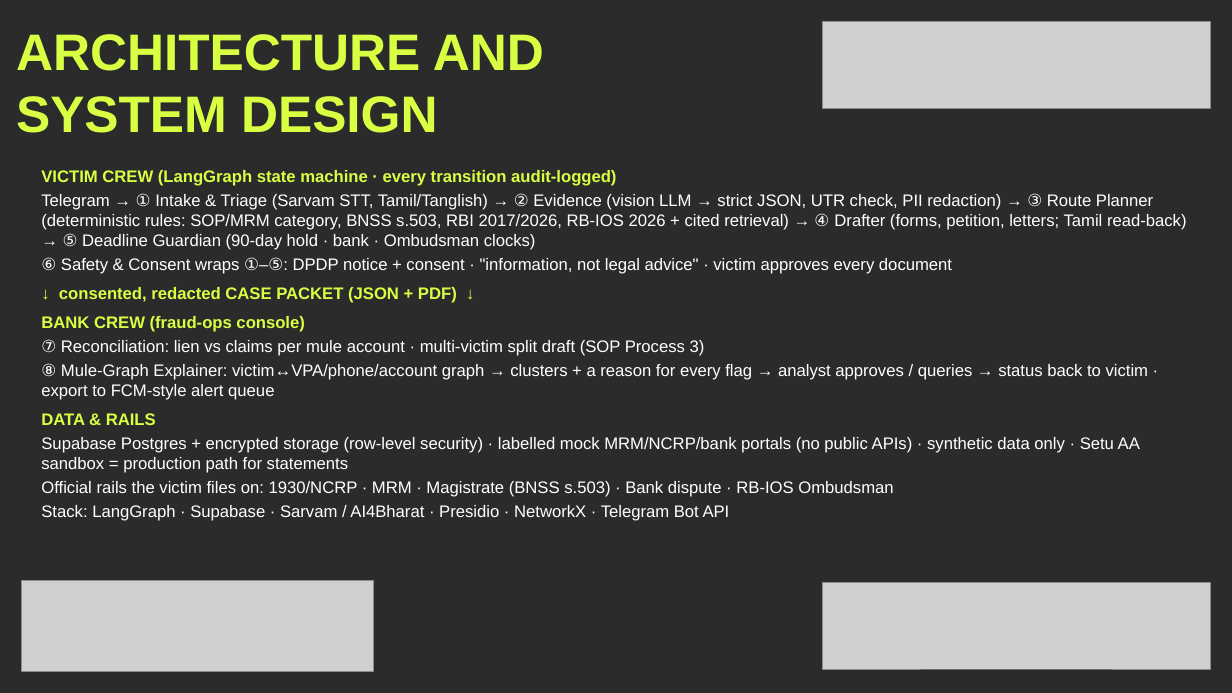
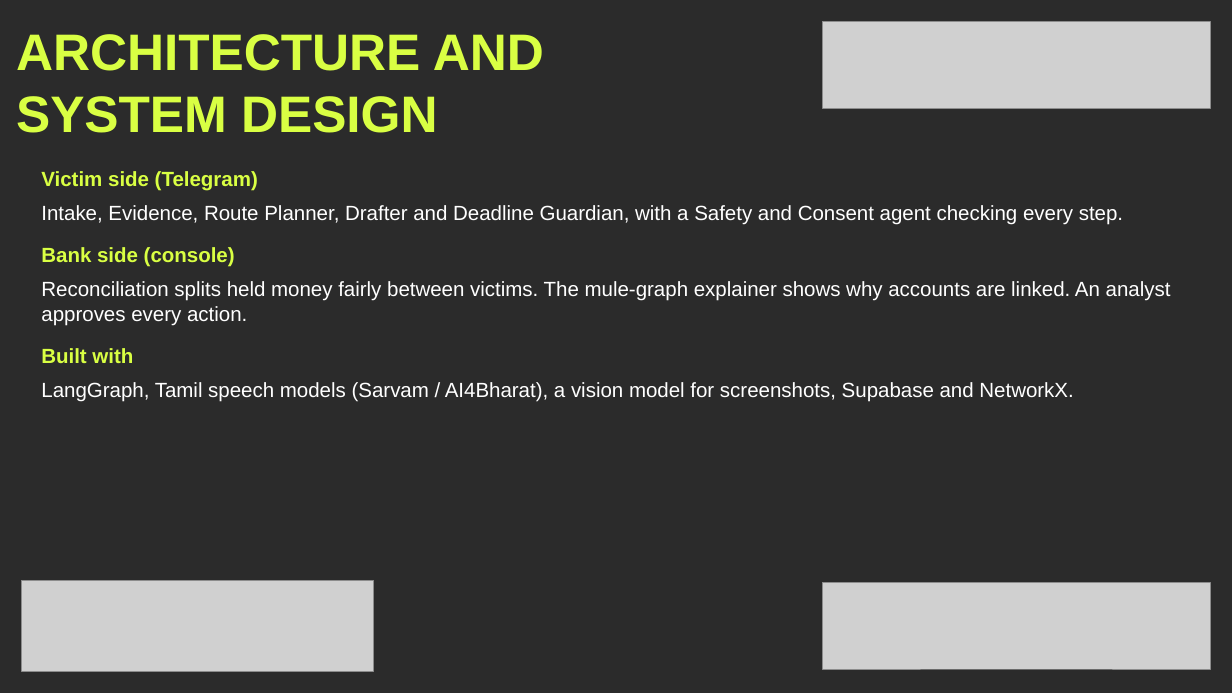
Before and after one commit to mahak867/Golden-Hour, a slide deck: slide 4 of deck/GoldenHour_KHacks4_Submission.pptx. Drawn at 1232x693 pixels with LibreOffice and Linux fonts; fonts in the diff are those of the drawing; grey boxes stand for pictures; background and template pictures are left out; a plain dark background stands for a picture behind light text. Boxes give left, top, right and bottom in pixels: in the first picture for what was removed or moved away, otherwise in the second. Text is boxed around its words. In the diff, an @@ line names an element or a change of style, - is before the commit and + after.

```diff
--- a/deck/GoldenHour_KHacks4_Submission.pptx
+++ b/deck/GoldenHour_KHacks4_Submission.pptx
@@ text at [41, 171, 1171, 402]: text changed; size 13 to 16 pt @@
-VICTIM CREW (LangGraph state machine · every transition audit-logged)
-Telegram → ① Intake & Triage (Sarvam STT, Tamil/Tanglish) → ② Evidence (vision LLM → strict JSON, UTR check, PII redaction) → ③ Route Planner (deterministic rules: SOP/MRM category, BNSS s.503, RBI 2017/2026, RB-IOS 2026 + cited retrieval) → ④ Drafter (forms, petition, letters; Tamil read-back) → ⑤ Deadline Guardian (90-day hold · bank · Ombudsman clocks)
-⑥ Safety & Consent wraps ①–⑤: DPDP notice + consent · "information, not legal advice" · victim approves every document
-↓ consented, redacted CASE PACKET (JSON + PDF) ↓
-BANK CREW (fraud-ops console)
-⑦ Reconciliation: lien vs claims per mule account · multi-victim split draft (SOP Process 3)
-⑧ Mule-Graph Explainer: victim↔VPA/phone/account graph → clusters + a reason for every flag → analyst approves / queries → status back to victim · export to FCM-style alert queue
-DATA & RAILS
-Supabase Postgres + encrypted storage (row-level security) · labelled mock MRM/NCRP/bank portals (no public APIs) · synthetic data only · Setu AA sandbox = production path for statements
-Official rails the victim files on: 1930/NCRP · MRM · Magistrate (BNSS s.503) · Bank dispute · RB-IOS Ombudsman
-Stack: LangGraph · Supabase · Sarvam / AI4Bharat · Presidio · NetworkX · Telegram Bot API
+Victim side (Telegram)
+Intake, Evidence, Route Planner, Drafter and Deadline Guardian, with a Safety and Consent agent checking every step.
+Bank side (console)
+Reconciliation splits held money fairly between victims. The mule-graph explainer shows why accounts are linked. An analyst approves every action.
+Built with
+LangGraph, Tamil speech models (Sarvam / AI4Bharat), a vision model for screenshots, Supabase and NetworkX.
```
Also in this commit, not shown: 5 other slides changed, 6 other files.
